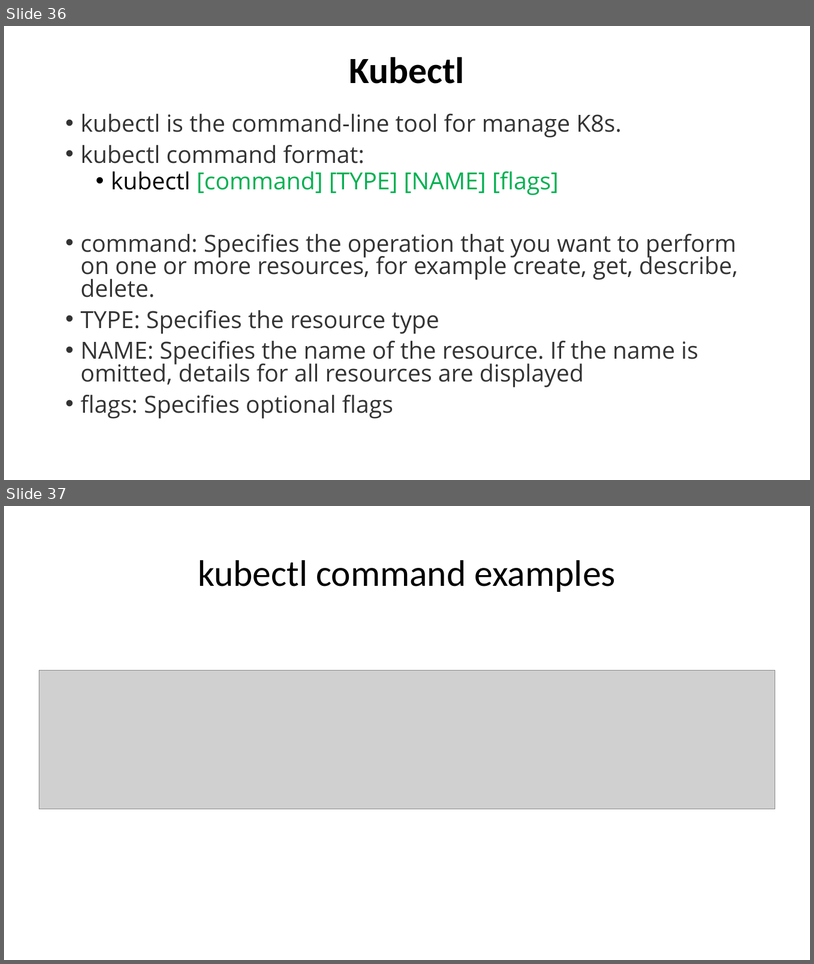
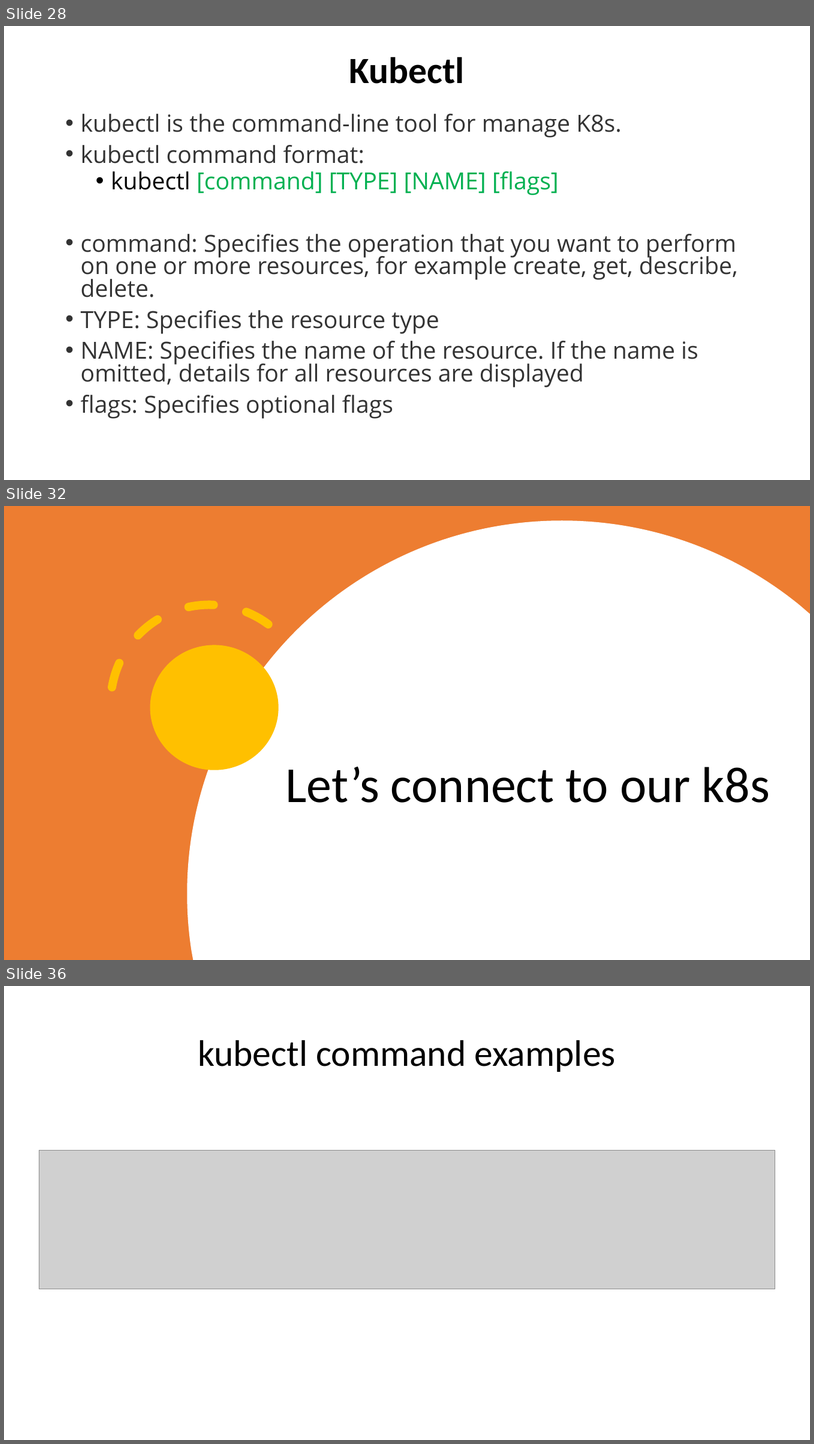
Before and after one commit to eylonmalin/k8s-training, a slide deck: day-1/Using Kubernetes Day 1.pptx. Shown one above the other, each under a label of ours: slides 36 and 37 before the commit, slides 28, 32 and 36 after it; the slides between them are not shown. The pictures are 814x964 and 814x1444 pixels, drawn with LibreOffice and Linux fonts; fonts in the diff are those of the drawing; grey boxes stand for pictures. Boxes give left, top, right and bottom in pixels: in the first picture for what was removed or moved away, otherwise in the second. Text is boxed around its words. In the diff, an @@ line names an element or a change of style, - is before the commit and + after.

```diff
--- a/day-1/Using Kubernetes Day 1.pptx
+++ b/day-1/Using Kubernetes Day 1.pptx
@@ slide 32 added at [4, 506, 810, 960], background #FFFFFF @@
@@ rectangle added at [4, 506, 810, 960], fill #ED7D31 @@
@@ freeform shape added at [188, 520, 810, 960], fill #FFFFFF @@
@@ arc (boxed as its full ellipse) added at [71, 564, 348, 843], outline #FFC000 10 pt dashed @@
@@ ellipse added at [150, 645, 279, 771], fill #FFC000 @@
@@ title added at [286, 766, 770, 802], 60 pt, text #000000 @@
+Let’s connect to our k8s
@@ what was slide 36 is now slide 28 @@
@@ what was slide 37 is now slide 36 @@
```
Also in this commit, not shown: 16 slides changed, 9 other slides added, 2 slides removed.
